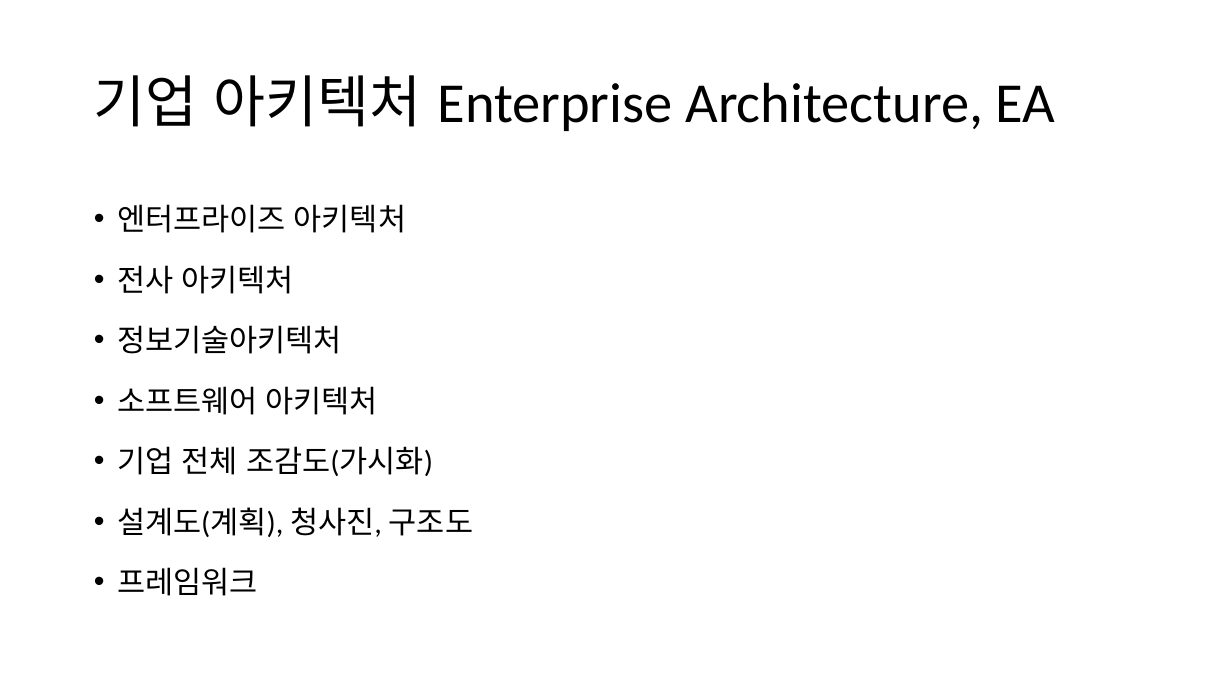
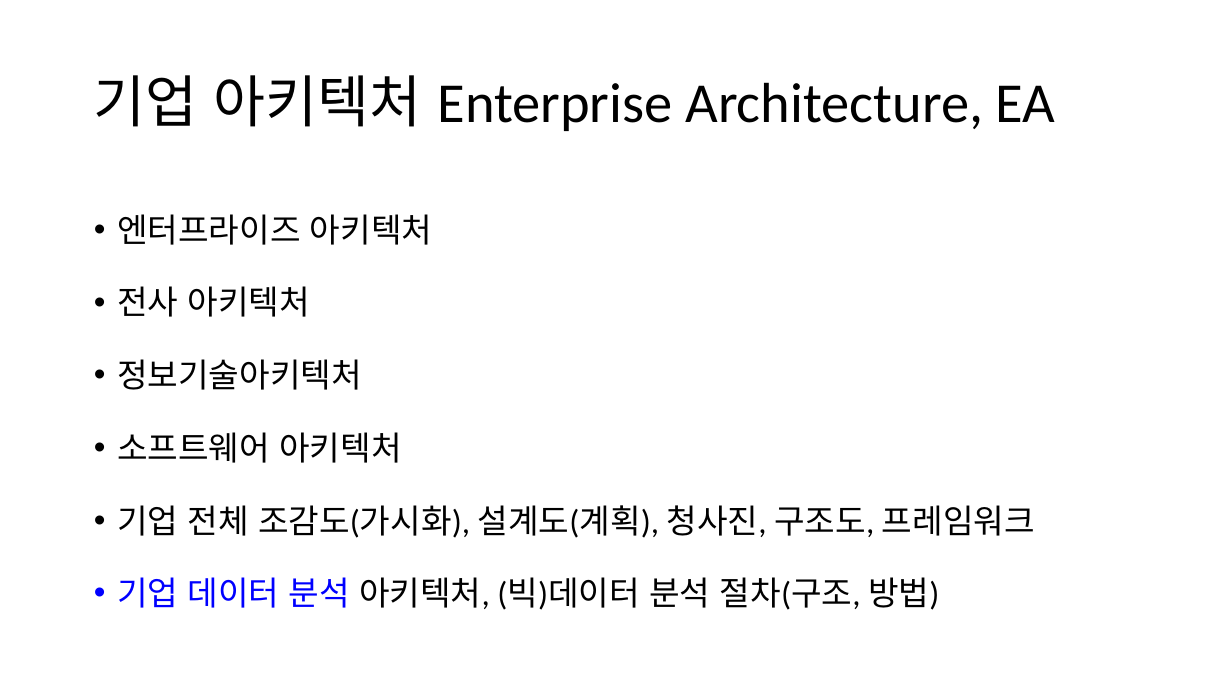
Before and after one commit to SalguAlmond/SalguAlmond, a slide deck: slide 2 of 인공지능 기반의 기업 데이터 분석.pptx. Drawn at 1232x693 pixels with LibreOffice and Linux fonts; fonts in the diff are those of the drawing. Boxes give left, top, right and bottom in pixels: in the first picture for what was removed or moved away, otherwise in the second. Text is boxed around its words. In the diff, an @@ line names an element or a change of style, - is before the commit and + after.

```diff
--- a/인공지능 기반의 기업 데이터 분석.pptx
+++ b/인공지능 기반의 기업 데이터 분석.pptx
@@ text at [117,214,432,463]: size 23.8 to 25.9 pt in "엔터프라이즈 아키텍처", "전사 아키텍처", "정보기술아키텍처", "소프트웨어 아키텍처"; line spacing 1.3 to 1.5 @@
@@ text at [117,505,1035,610]: text changed; size 23.8 to 25.9 pt @@
-• 기업 전체 조감도(가시화)
-• 설계도(계획), 청사진, 구조도
-• 프레임워크
+• 기업 전체 조감도(가시화), 설계도(계획), 청사진, 구조도, 프레임워크
+• 기업 데이터 분석 아키텍처, (빅)데이터 분석 절차(구조, 방법)
```
Also in this commit, not shown: 3 other slides changed, 4 slides added, 1 other file.
